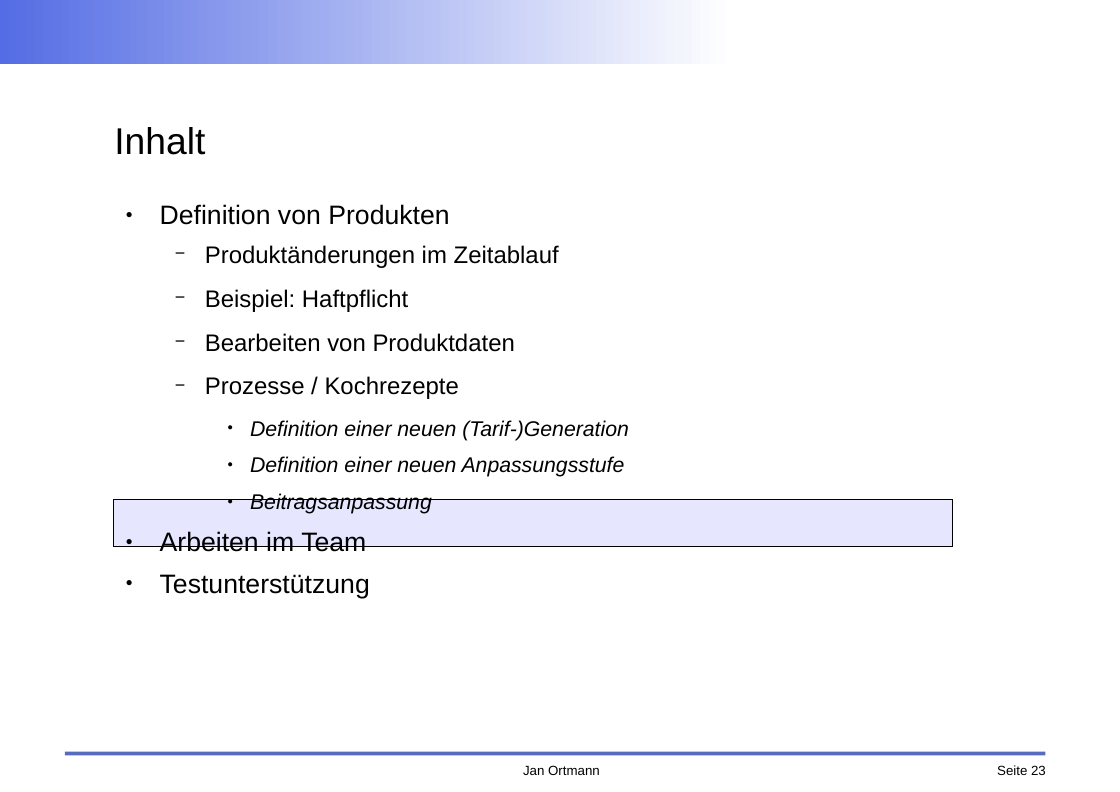
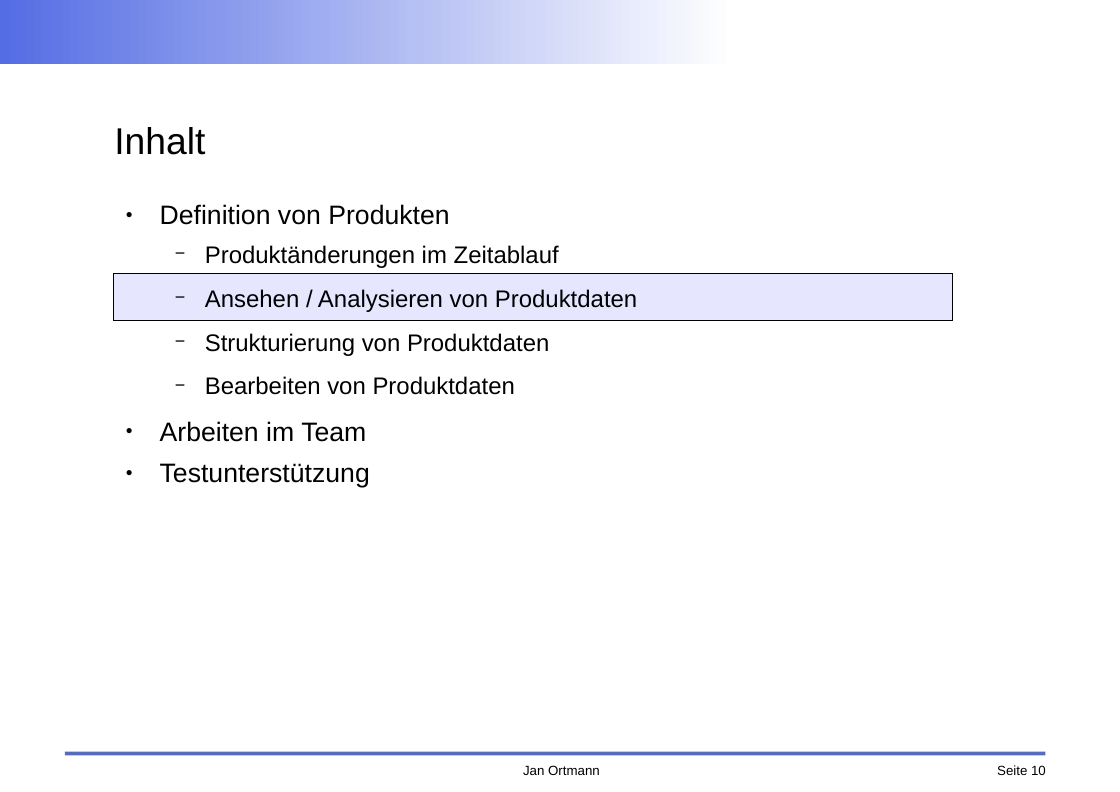
Before and after one commit to faktorips/faktorips.base, a slide deck: slide 10 of org.faktorips.doc/schulung/fachabteilung/FaktorIPS-Schulung FA Produktdefinition.odp (slide 23 before the commit). Drawn at 1120x792 pixels with LibreOffice and Linux fonts; fonts in the diff are those of the drawing; background and template pictures are left out. Boxes give left, top, right and bottom in pixels: in the first picture for what was removed or moved away, otherwise in the second. Text is boxed around its words. In the diff, an @@ line names an element or a change of style, - is before the commit and + after.

```diff
--- a/org.faktorips.doc/schulung/fachabteilung/FaktorIPS-Schulung FA Produktdefinition.odp
+++ b/org.faktorips.doc/schulung/fachabteilung/FaktorIPS-Schulung FA Produktdefinition.odp
@@ rectangle: place and size @@
-rectangle at <box>113,500,952,547</box>
+rectangle at <box>113,273,952,320</box>
@@ text at <box>205,289,637,356</box>: text changed @@
-  − Beispiel: Haftpflicht
+  − Ansehen / Analysieren von Produktdaten
+  − Strukturierung von Produktdaten
@@ text at <box>205,376,629,514</box>: paragraphs removed @@
-  − Prozesse / Kochrezepte
-    ● Definition einer neuen (Tarif-)Generation
-    ● Definition einer neuen Anpassungsstufe
-    ● Beitragsanpassung
@@ page number at <box>997,765,1046,775</box>: text changed @@
-Seite 23
+Seite 10
```
Also in this commit, not shown: 6 other slides changed, 4 slides added, 13 other files.
